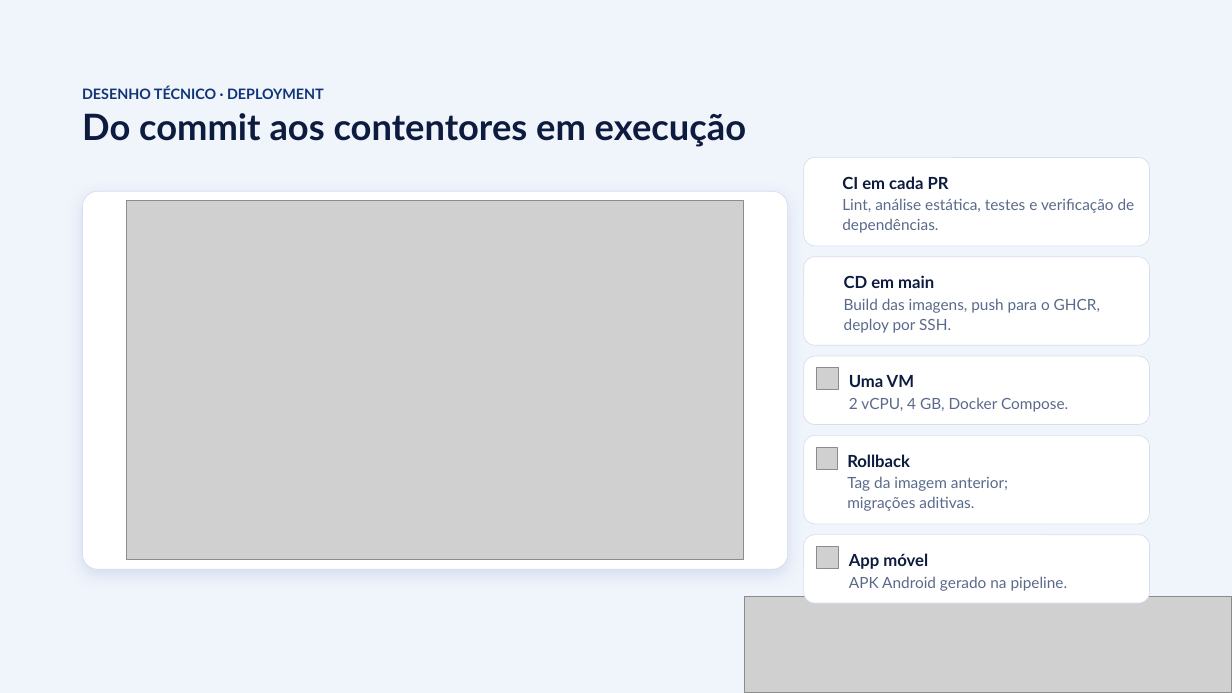
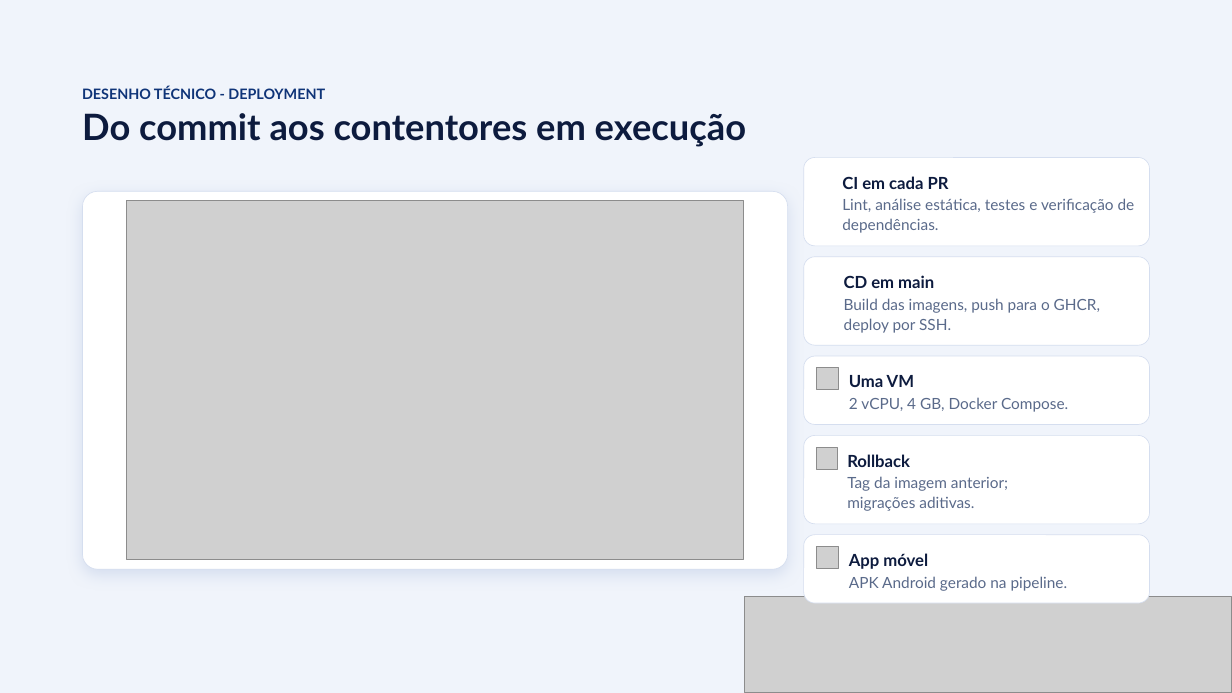
Before and after one commit to LMNSdev/LABDSOF_DOMUSCAST, a slide deck: slide 20 of docs/sprintA/presentation/DomusCast – App de gestão de condomínios.pptx. Drawn at 1232x693 pixels with LibreOffice and Linux fonts; fonts in the diff are those of the drawing; grey boxes stand for pictures; background and template pictures are left out. Boxes give left, top, right and bottom in pixels: in the first picture for what was removed or moved away, otherwise in the second. Text is boxed around its words. In the diff, an @@ line names an element or a change of style, - is before the commit and + after.

```diff
--- a/docs/sprintA/presentation/DomusCast – App de gestão de condomínios.pptx
+++ b/docs/sprintA/presentation/DomusCast – App de gestão de condomínios.pptx
@@ text at [82, 86, 325, 99]: text changed @@
-DESENHO TÉCNICO · DEPLOYMENT
+DESENHO TÉCNICO - DEPLOYMENT
```
Also in this commit, not shown: 5 other slides changed.
